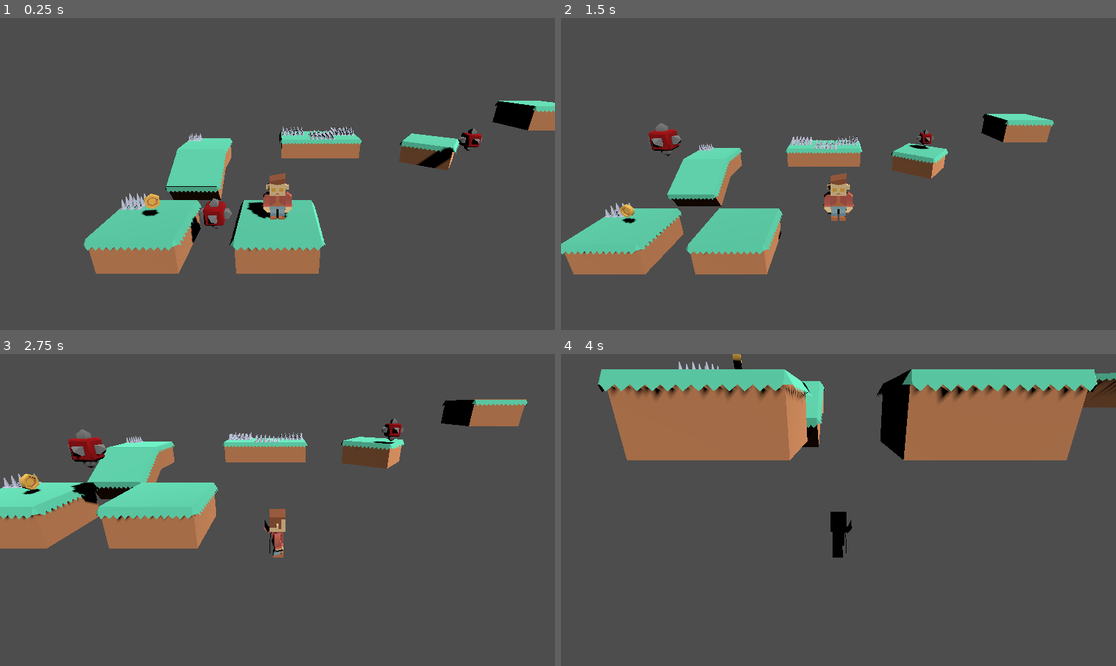
Above: before the commit, frames 1-4 (two rows, left to right).
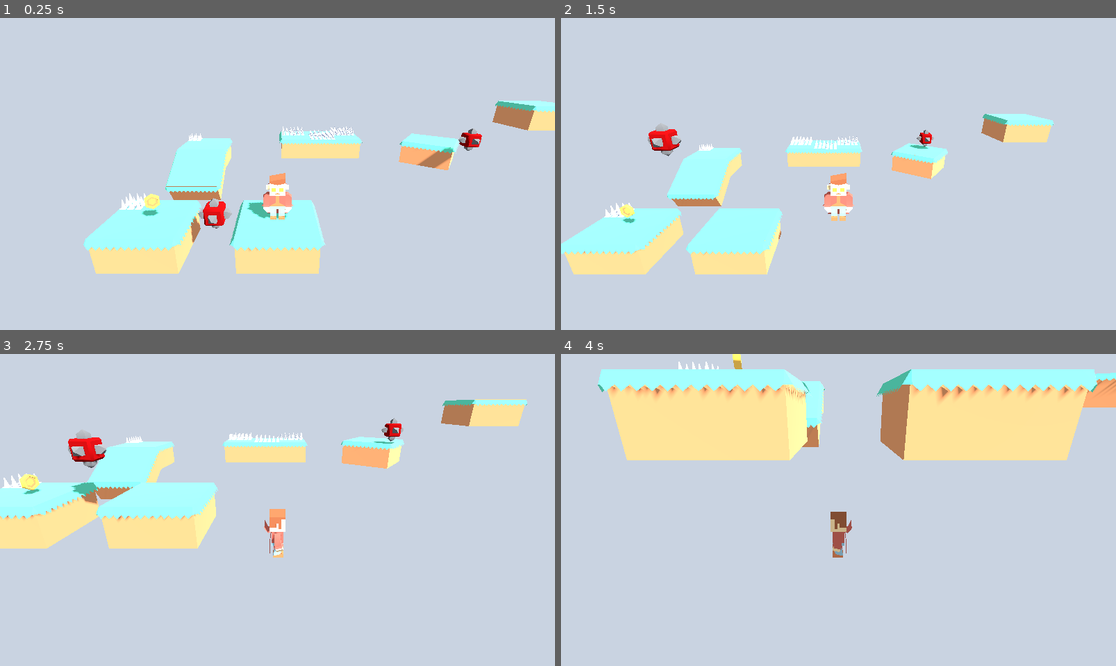
Above: after the commit, the same moments.

Repository: beltranbot/godot-plataformer-3d
Game: Godot game, scene res://Scenes/Levels/level_1.tscn
Two runs of this game, one before a commit and one after it. Both use one fixed random seed, a clock stepped at 60 frames per second and the inputs below.
Inputs:
- Up to frame 1 (0.25 s): no input
- Up to frame 2 (1.5 s): hold D (move_right) 0.53-1.28 s; tap Space (jump) at 0.77 s; hold S (move_backward) from 1.28 s (still down)
- Up to frame 3 (2.75 s): tap Space (jump) at 1.52 s; release S (move_backward) at 2.03 s; hold D (move_right) from 2.03 s (still down)
- Up to frame 4 (4 s): release D (move_right) at 2.78 s; hold W (move_forward) 2.78-3.53 s; tap Space (jump) at 3.02, 3.77 s; hold A (move_left) from 3.53 s (still down)

The runs differ from the first frame. In frame 1, 100% of the frame differs, in the area x 0-100%, y 0-100%; in frame 2, 100%; in frame 3, 100%; in frame 4, 100%.

Commit message:
added environment

Diff:
--- a/Scenes/Levels/level_1.tscn
+++ b/Scenes/Levels/level_1.tscn
@@ -1,10 +1,14 @@
-[gd_scene load_steps=6 format=3 uid="uid://c4v7khqnec6su"]
+[gd_scene load_steps=7 format=3 uid="uid://c4v7khqnec6su"]
 
 [ext_resource type="PackedScene" uid="uid://c0opjf1lg0jkn" path="res://Scenes/Player/player.tscn" id="1_3mqfk"]
 [ext_resource type="PackedScene" uid="uid://dqxbi2kli1x48" path="res://Scenes/Platforms/platform_large.tscn" id="1_tlcug"]
 [ext_resource type="PackedScene" uid="uid://cquoomkfyma80" path="res://Scenes/Enemies/spikes.tscn" id="4_cyadu"]
 [ext_resource type="PackedScene" uid="uid://cdd6om83peefo" path="res://Scenes/Enemies/enemy.tscn" id="4_iixi8"]
 [ext_resource type="PackedScene" uid="uid://carpobw5om7s1" path="res://Scenes/Collectables/coin.tscn" id="5_cyadu"]
+
+[sub_resource type="Environment" id="Environment_cyadu"]
+background_mode = 1
+background_color = Color(0.788235, 0.827451, 0.882353, 1)
 
 [node name="Main" type="Node3D"]
 
@@ -96,3 +100,6 @@
 
 [node name="Coin" parent="." instance=ExtResource("5_cyadu")]
 transform = Transform3D(1, 0, 0, 0, 1, 0, 0, 0, 1, -3.22784, 0.174221, 0)
+
+[node name="WorldEnvironment" type="WorldEnvironment" parent="."]
+environment = SubResource("Environment_cyadu")
